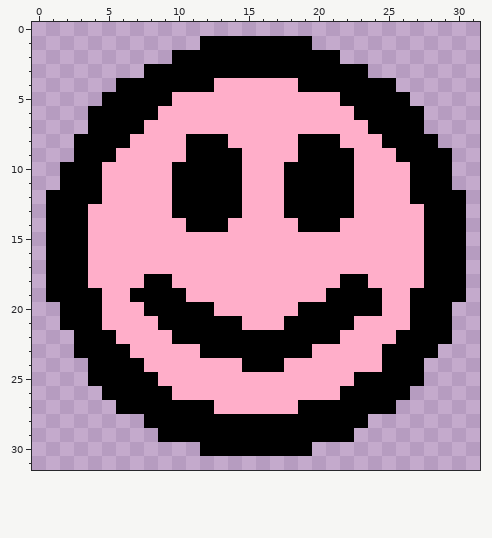
Two states of a pixel-art sprite, assets/textures/testface.png. Above, as it was before the edit.
The file is 32x32 pixels.
After the commit:
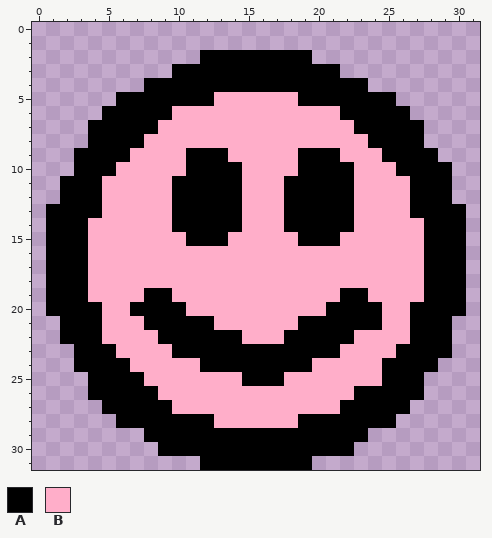
Palette (. is transparent): A #000000  B #ffaec9
Difference:
Colour A now appears in row 20 at x 1 and 30; in row 22 at x 2; in row 23 at x 29; in row 24 at x 3 and 28; in row 26 at x 4 and 27; in row 27 at x 5 and 26.
Colour A now appears in row 28 at x 6 to 7 and 24 to 25; in row 29 at x 8 and 23; in row 30 at x 9 to 11 and 20 to 22; in row 31 at x 12 to 19.
The author changed colour B to colour A in row 4 at x 13 to 18; in row 5 at x 10 to 12 and 19 to 21; in row 6 at x 9 and 22; in row 7 at x 8 and 23; in row 8 at x 7 and 24; in row 9 at x 6 and 25.
The author changed colour B to colour A in row 10 at x 5 and 26; in row 13 at x 4 and 27; in row 14 at x 10, 14, 18 and 22; in row 15 at x 11 to 13 and 19 to 21; in row 20 at x 7; in row 21 at x 8 and 23 to 24.
The author changed colour B to colour A in row 22 at x 9 and 22; in row 23 at x 10 to 11 and 20 to 21; in row 24 at x 12 to 14 and 18 to 19; in row 25 at x 15 to 17.
The author changed colour A to colour B in row 8 at x 11 to 13 and 19 to 21; in row 9 at x 14 and 22; in row 10 at x 10 and 18; in row 18 at x 8 to 9 and 22 to 23; in row 19 at x 4, 7, 10, 21, 24 and 27; in row 20 at x 11 to 12 and 19 to 20.
The author changed colour A to colour B in row 21 at x 13 to 14 and 18; in row 22 at x 5, 15 to 17 and 26; in row 23 at x 6 and 25; in row 24 at x 7; in row 25 at x 8 and 23 to 24; in row 26 at x 9 and 22.
The author changed colour A to colour B in row 27 at x 10 to 12 and 19 to 21; in row 28 at x 13 to 18.
Colour A is removed in row 1 at x 12 to 19; in row 2 at x 10 to 11 and 20 to 21; in row 3 at x 8 to 9 and 22 to 23; in row 4 at x 6 to 7 and 24 to 25; in row 5 at x 5 and 26; in row 6 at x 4 and 27.
Colour A is removed in row 8 at x 3 and 28; in row 9 at x 29; in row 10 at x 2; in row 12 at x 1 and 30.
Pixel boxes of the changes (left, top, right, bottom) in both pictures:
changed: (46, 36, 466, 470)
